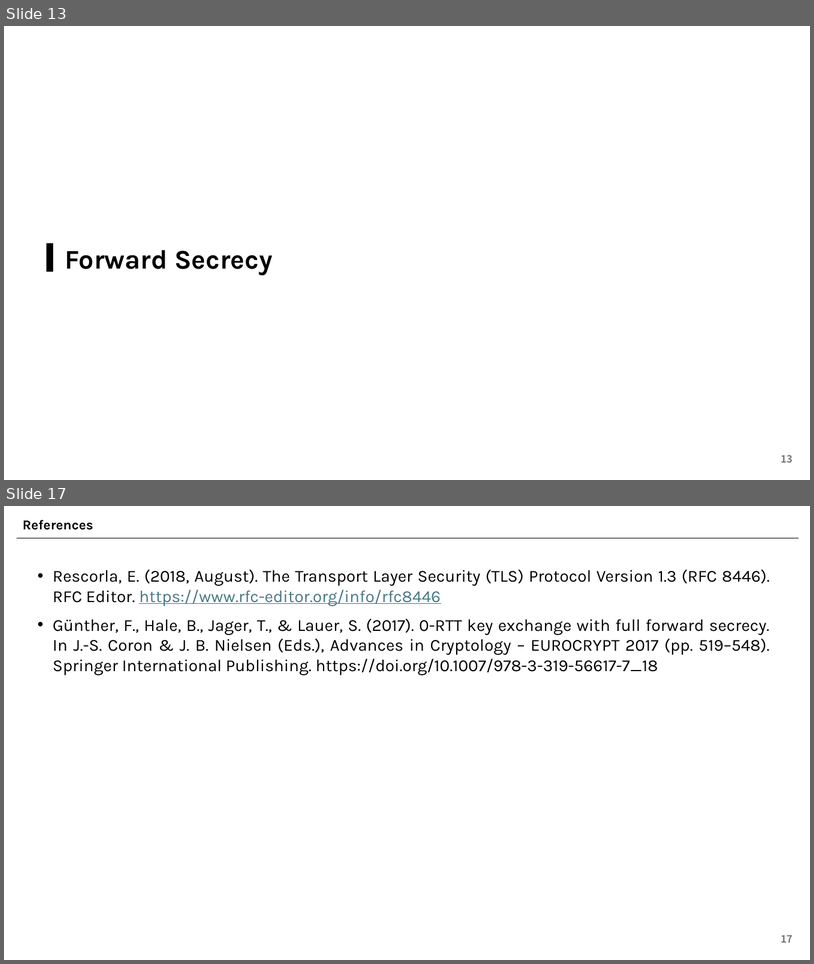
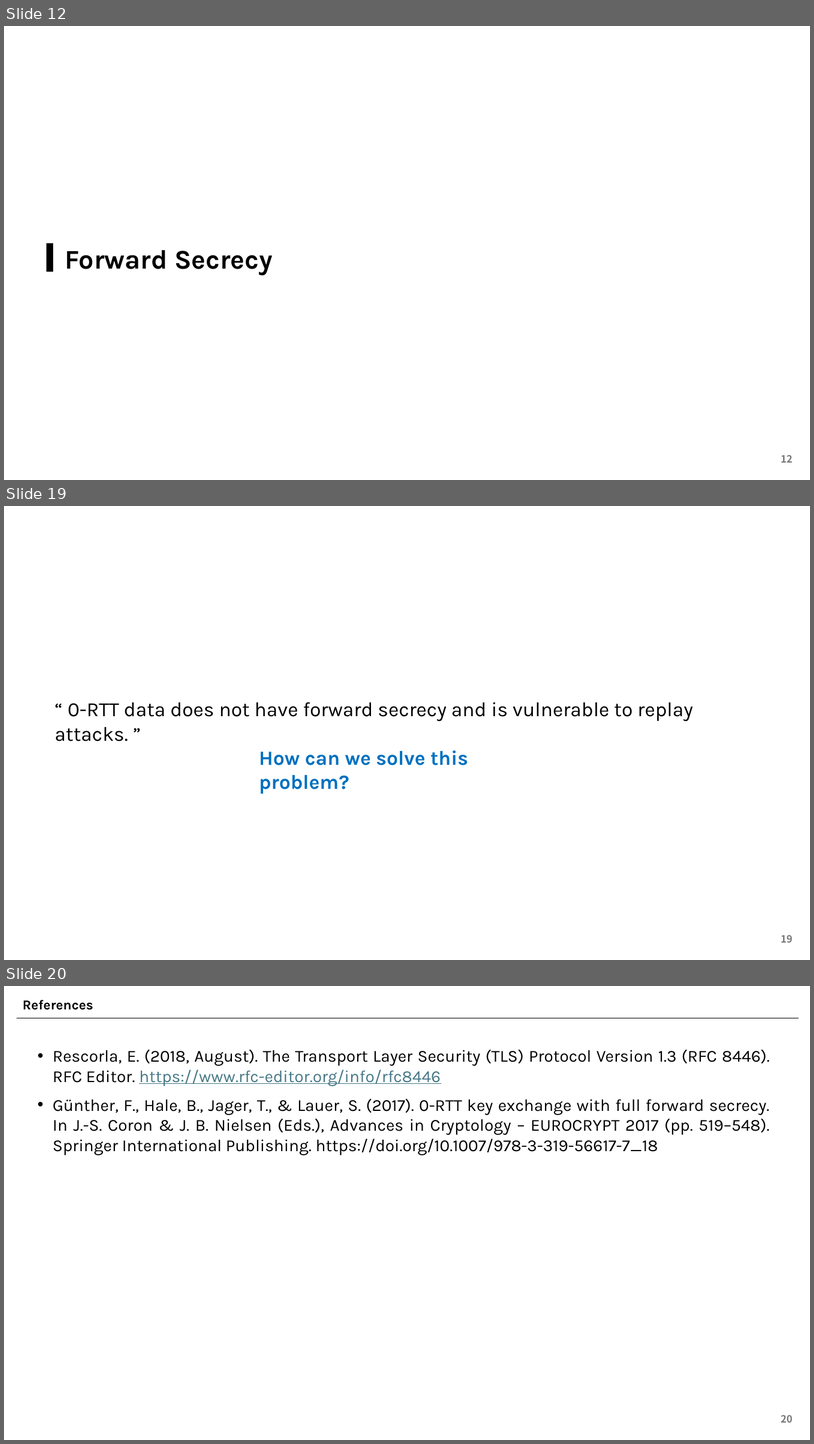
Before and after one commit to east-chord-0729/0-RTT-Security, a slide deck: 0-RTT-Security.pptx. Shown one above the other, each under a label of ours: slides 13 and 17 before the commit, slides 12, 19 and 20 after it; the slides between them are not shown. The pictures are 814x964 and 814x1444 pixels, drawn with LibreOffice and Linux fonts; fonts in the diff are those of the drawing. Boxes give left, top, right and bottom in pixels: in the first picture for what was removed or moved away, otherwise in the second. Text is boxed around its words. In the diff, an @@ line names an element or a change of style, - is before the commit and + after.

```diff
--- a/0-RTT-Security.pptx
+++ b/0-RTT-Security.pptx
@@ slide 19 added at <box>4,506,810,960</box>, background #FFFFFF @@
@@ text added at <box>68,702,693,721</box>, 24 pt, text #000000 @@
+“ 0-RTT data does not have forward secrecy and is vulnerable to replay attacks. ”
@@ text added at <box>259,750,468,793</box>, 24 pt, text #0070C0, bold @@
+How can we solve this problem?
@@ page number added at <box>781,934,793,942</box>, 12 pt, text #797979, bold @@
+19
@@ what was slide 13 is now slide 12 @@
@@ page number at <box>781,454,793,462</box>: text changed @@
-13
+12
@@ what was slide 17 is now slide 20 @@
@@ page number at <box>781,1414,793,1422</box>: text changed @@
-17
+20
```
Also in this commit, not shown: 8 slides changed, 3 other slides added, 1 slide removed, 1 other file.
